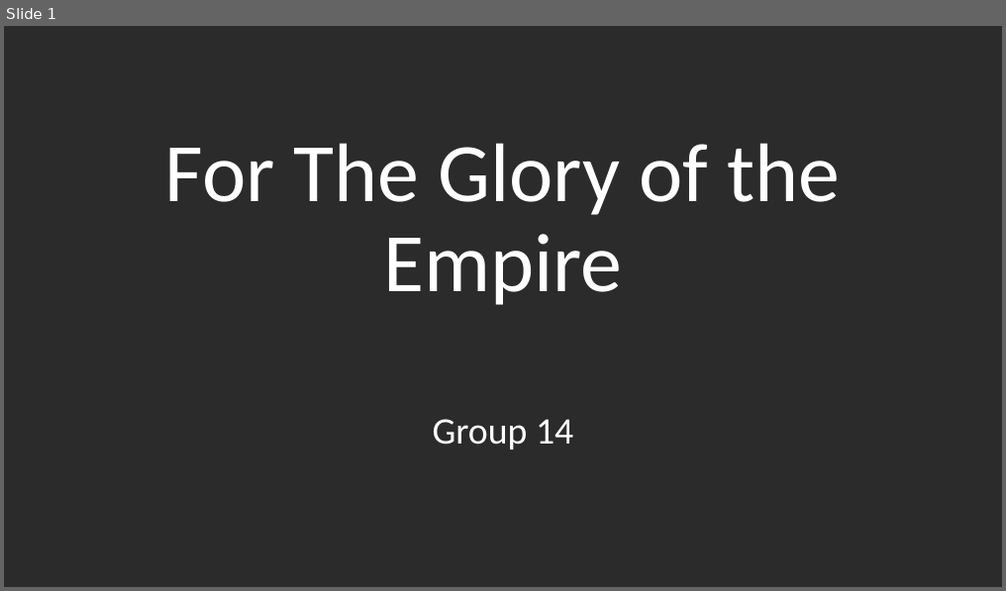
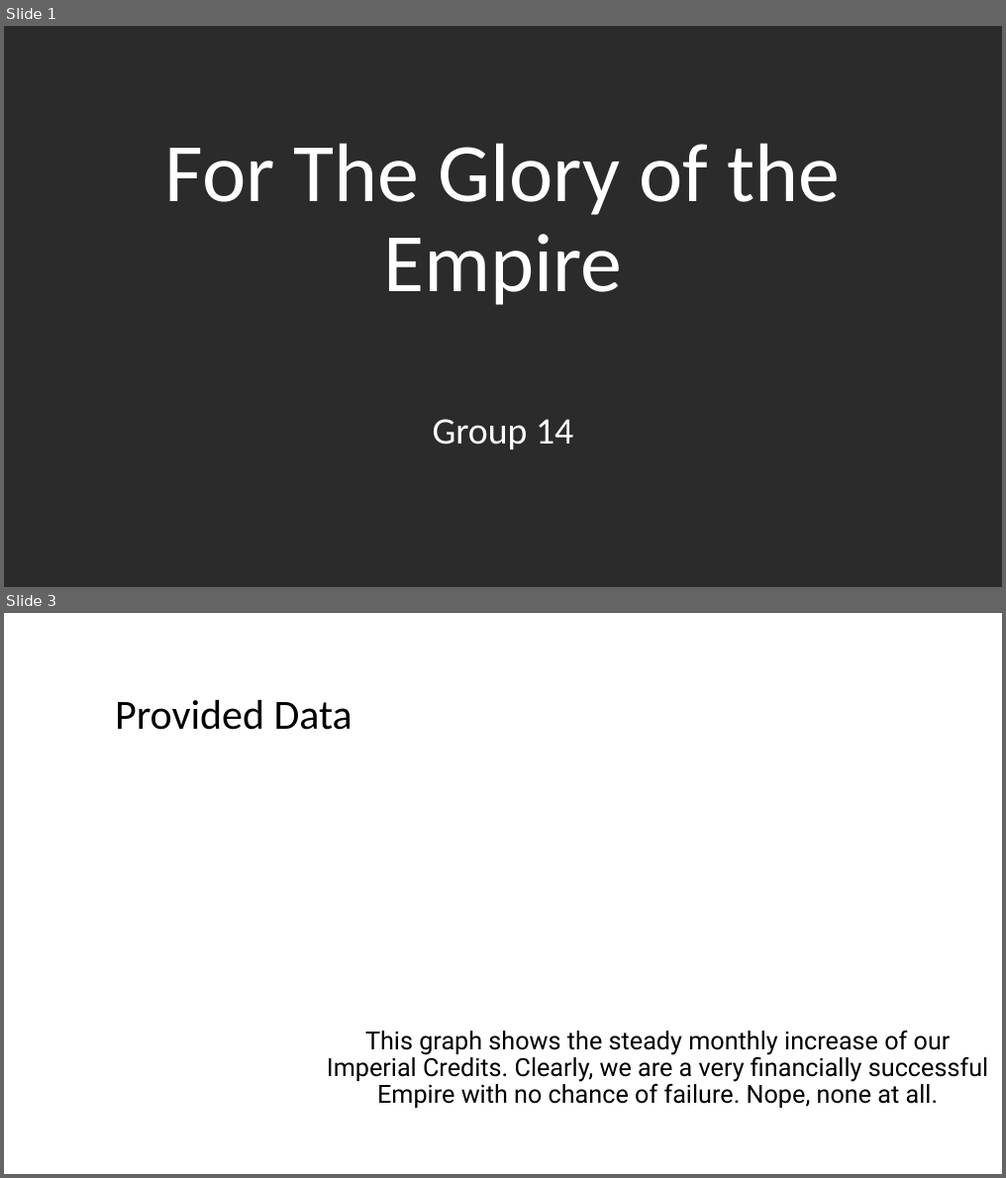
Before and after one commit to DaelynGreene/ForTheGloryOfTheEmpire, a slide deck: For The Glory of the Empire.pptx. Shown one above the other, each under a label of ours: slide 1 before the commit, slides 1 and 3 after it; the slides between them are not shown. The pictures are 1006x591 and 1006x1178 pixels, drawn with LibreOffice and Linux fonts; fonts in the diff are those of the drawing; background and template pictures are left out; a plain dark background stands for a picture behind light text. Boxes give left, top, right and bottom in pixels: in the first picture for what was removed or moved away, otherwise in the second. Text is boxed around its words. In the diff, an @@ line names an element or a change of style, - is before the commit and + after.

```diff
--- a/For The Glory of the Empire.pptx
+++ b/For The Glory of the Empire.pptx
@@ slide 3 added at (4,613,1002,1174), background picture (left out) @@
@@ title added at (115,700,352,730), 40 pt, text #000000 @@
+Provided Data
@@ text added at (327,1031,988,1108), 24 pt, text #000000 @@
+This graph shows the steady monthly increase of our Imperial Credits. Clearly, we are a very financially successful Empire with no chance of failure. Nope, none at all.
```
Also in this commit, not shown: 9 other slides added, 2 other files.
